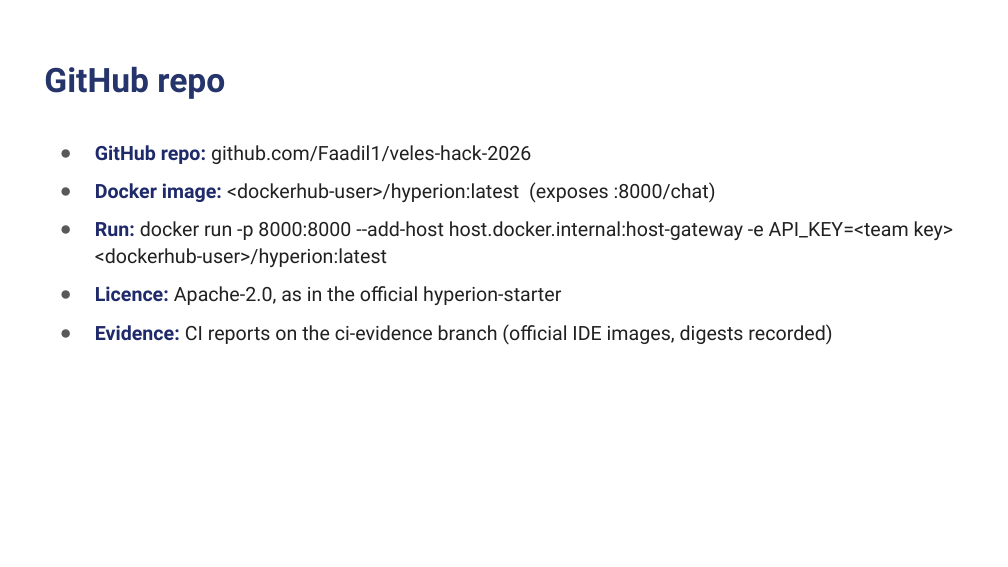
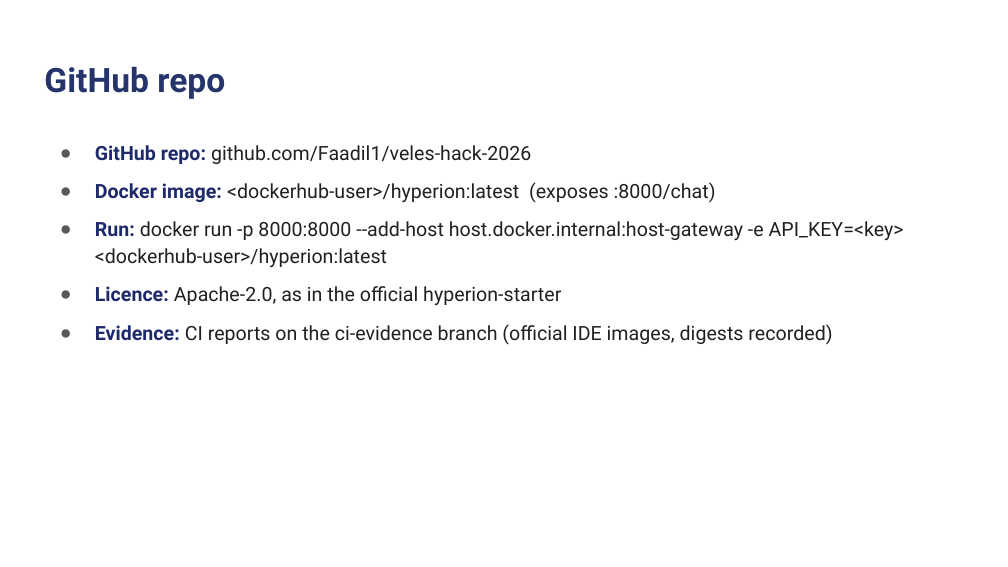
Before and after one commit to Faadil1/veles-hack-2026, a slide deck: slide 2 of docs/pitch/Hyperion-Steward-VelesHack.pptx. Drawn at 1008x567 pixels with LibreOffice and Linux fonts; fonts in the diff are those of the drawing; background and template pictures are left out. Boxes give left, top, right and bottom in pixels: in the first picture for what was removed or moved away, otherwise in the second. Text is boxed around its words. In the diff, an @@ line names an element or a change of style, - is before the commit and + after.

```diff
--- a/docs/pitch/Hyperion-Steward-VelesHack.pptx
+++ b/docs/pitch/Hyperion-Steward-VelesHack.pptx
@@ text at [95,221,904,267]: text changed @@
-● Run: docker run -p 8000:8000 --add-host host.docker.internal:host-gateway -e API_KEY=<team key> <dockerhub-user>/hyperion:latest
+● Run: docker run -p 8000:8000 --add-host host.docker.internal:host-gateway -e API_KEY=<key> <dockerhub-user>/hyperion:latest
```
Also in this commit, not shown: 2 other slides changed, 4 other files.
